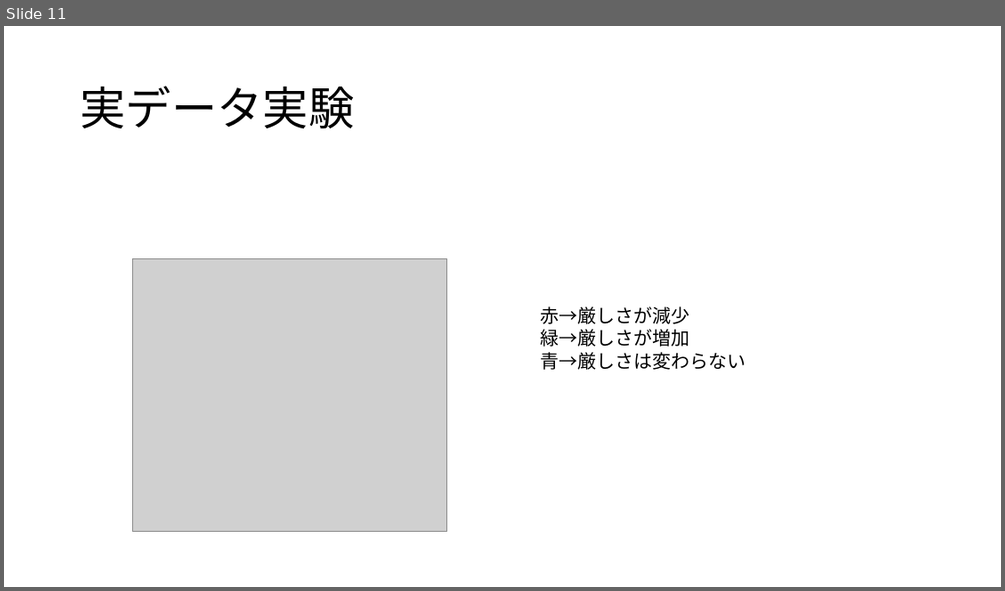
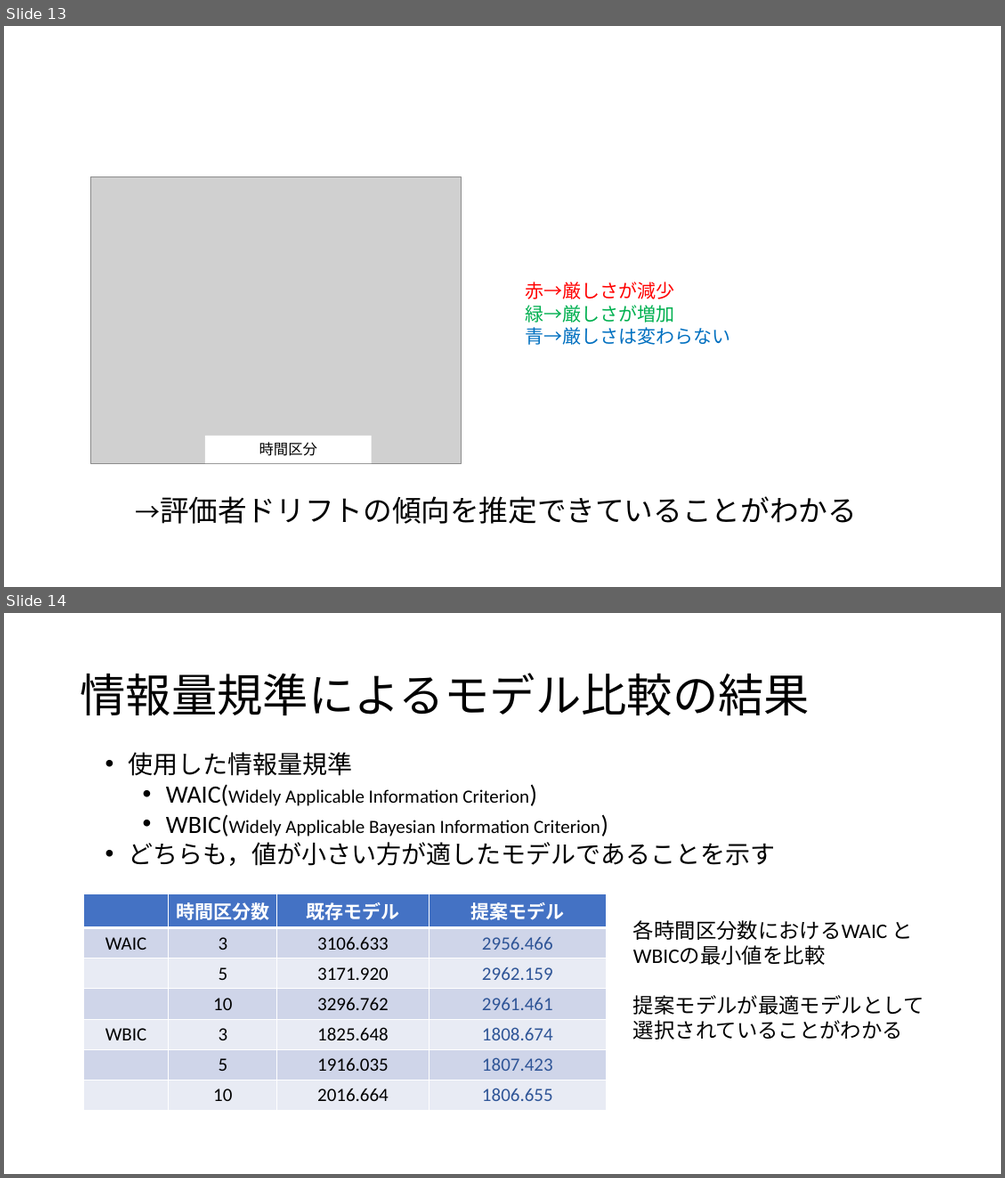
Before and after one commit to Mayu925/lab, a slide deck: chukan/発表スライド.pptx. Shown one above the other, each under a label of ours: slide 11 before the commit, slides 13 and 14 after it. The pictures are 1005x591 and 1005x1178 pixels, drawn with LibreOffice and Linux fonts; fonts in the diff are those of the drawing; grey boxes stand for pictures. Boxes give left, top, right and bottom in pixels: in the first picture for what was removed or moved away, otherwise in the second. Text is boxed around its words. In the diff, an @@ line names an element or a change of style, - is before the commit and + after.

```diff
--- a/chukan/発表スライド.pptx
+++ b/chukan/発表スライド.pptx
@@ slide 14 added at (4,613,1001,1174), background #FFFFFF @@
@@ title added at (80,673,809,716), 44 pt, text #000000 @@
+情報量規準によるモデル比較の結果
@@ text added at (129,752,776,866), 18 pt, text #000000 @@
+• 使用した情報量規準
+  • WAIC(Widely Applicable Information Criterion)
+  • WBIC(Widely Applicable Bayesian Information Criterion)
+• どちらも，値が小さい方が適したモデルであることを示す
@@ table added at (83,893,606,1106), 7 rows, 4 columns @@
+ | 時間区分数 | 既存モデル | 提案モデル
+WAIC | 3 | 3106.633 | 2956.466
+ | 5 | 3171.920 | 2962.159
+ | 10 | 3296.762 | 2961.461
+WBIC | 3 | 1825.648 | 1808.674
+ | 5 | 1916.035 | 1807.423
+ | 10 | 2016.664 | 1806.655
@@ text added at (633,920,923,1039), 20 pt, text #000000 @@
+各時間区分数におけるWAIC とWBICの最小値を比較
+提案モデルが最適モデルとして選択されていることがわかる
@@ what was slide 11 is now slide 13 @@
@@ slide 13 changed as well @@
@@ title removed at (80,86,354,128) @@
-実データ実験
@@ picture: place and size @@
-picture at (133,258,446,532)
+picture at (90,177,461,463)
@@ text "赤→厳しさが減少": place and size @@
-text "赤→厳しさが減少" at (541,306,746,370)
+text "赤→厳しさが減少" at (525,281,730,345)
@@ text "赤→厳しさが減少" at (525,281,730,345): font Noto Sans CJK JP to Calibri; text colour #000000 to #FF0000 in "赤→厳しさが減少"; text colour #000000 to #00B050 in "緑→厳しさが増加"; text colour #000000 to #0070C0 in "青→厳しさは変わらない" @@
@@ rectangle added at (205,435,372,463), fill #FFFFFF, 14 pt, text #000000 @@
+時間区分
@@ text added at (160,496,857,524), 28 pt, text #000000 @@
+→評価者ドリフトの傾向を推定できていることがわかる
```
Also in this commit, not shown: 7 other slides changed, 15 other slides added, 4 slides removed, 2 other files.
